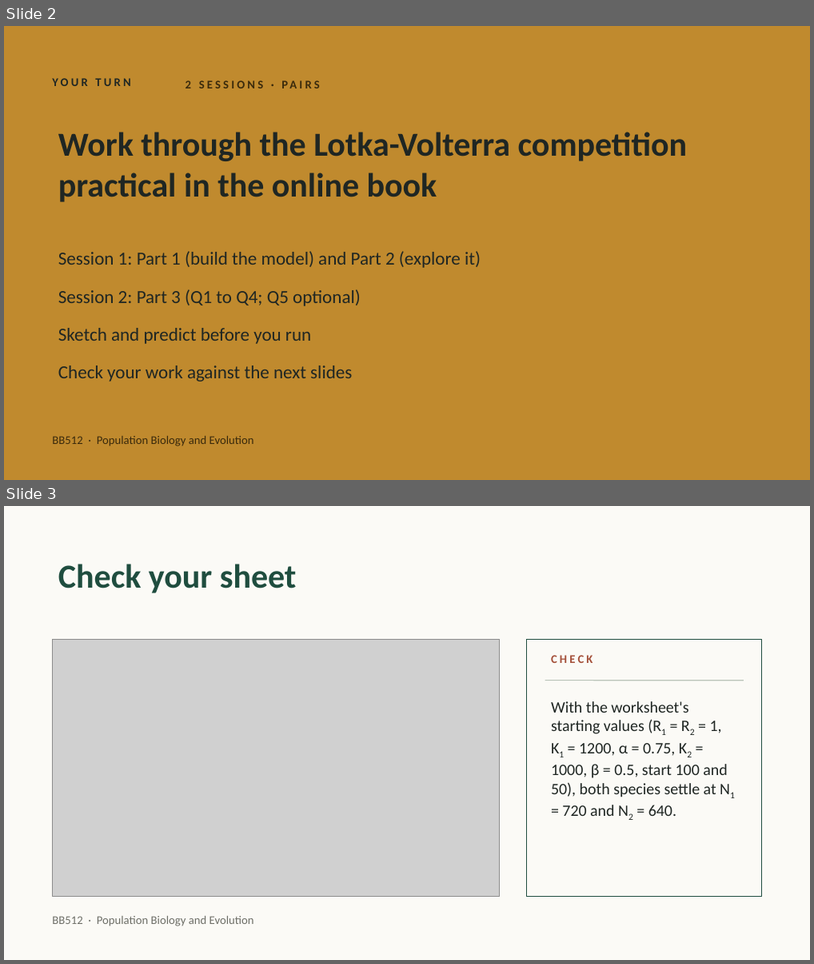
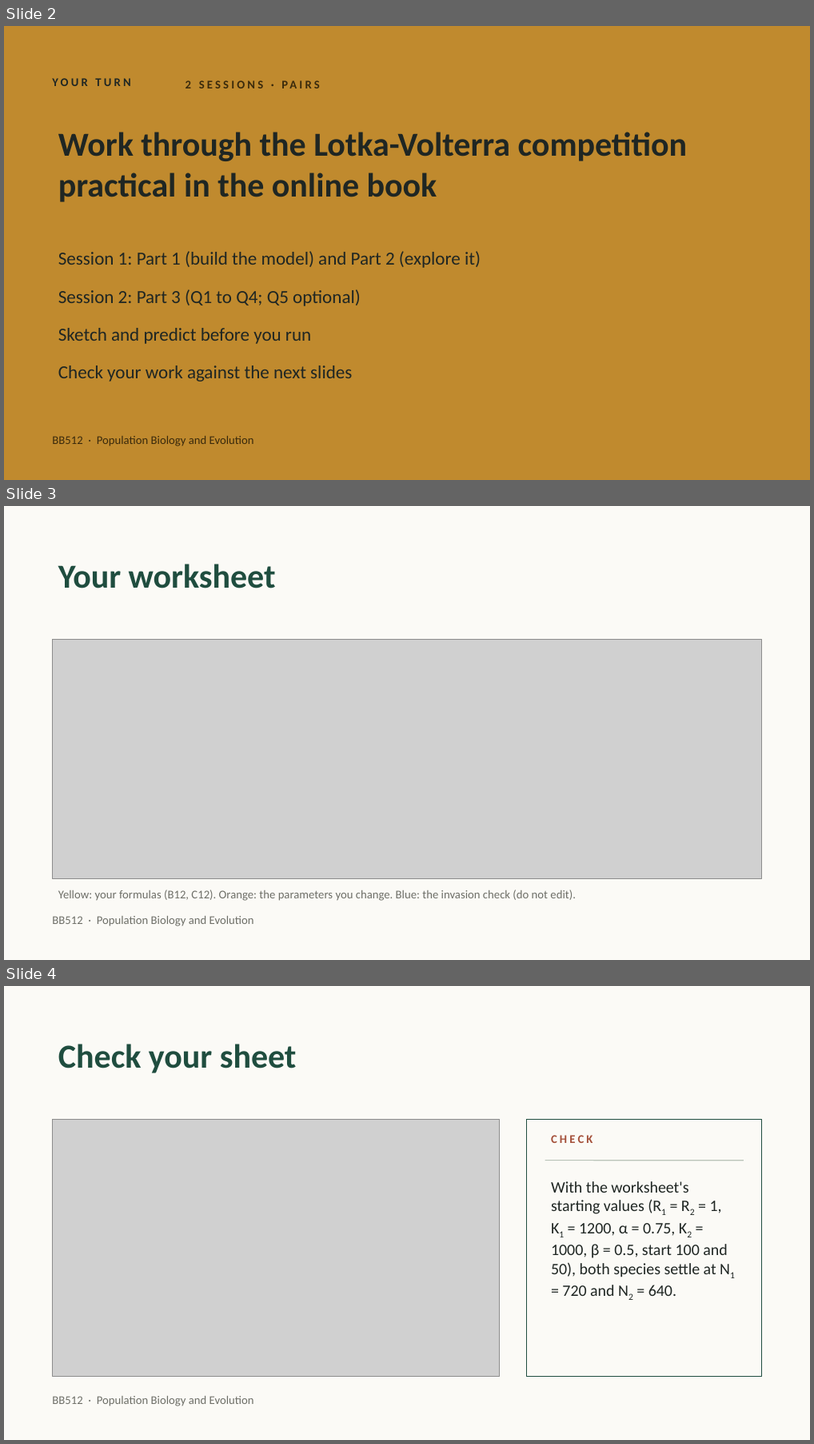
Before and after one commit to jonesor/BB512_Book, a slide deck: lecture_figures/lv_competition/BB512 - Lotka Volterra Competition Practical v2.pptx. Shown one above the other, each under a label of ours: slides 2 and 3 before the commit, slides 2, 3 and 4 after it. The pictures are 814x964 and 814x1444 pixels, drawn with LibreOffice and Linux fonts; fonts in the diff are those of the drawing; grey boxes stand for pictures. Boxes give left, top, right and bottom in pixels: in the first picture for what was removed or moved away, otherwise in the second. Text is boxed around its words. In the diff, an @@ line names an element or a change of style, - is before the commit and + after.

```diff
--- a/lecture_figures/lv_competition/BB512 - Lotka Volterra Competition Practical v2.pptx
+++ b/lecture_figures/lv_competition/BB512 - Lotka Volterra Competition Practical v2.pptx
@@ slide 3 added at [4, 506, 810, 960], background #FBFAF6; not listed: 1 template element that a slide beside it also shows @@
@@ title added at [58, 564, 276, 588], 40 pt, text #1F4D3F, bold @@
+Your worksheet
@@ picture added at [52, 639, 762, 878] @@
@@ text added at [58, 889, 576, 900], 14 pt, text #6E6F68 @@
+Yellow: your formulas (B12, C12). Orange: the parameters you change. Blue: the invasion check (do not edit).
@@ what was slide 3 is now slide 4 @@
```
Also in this commit, not shown: 3 other files.
